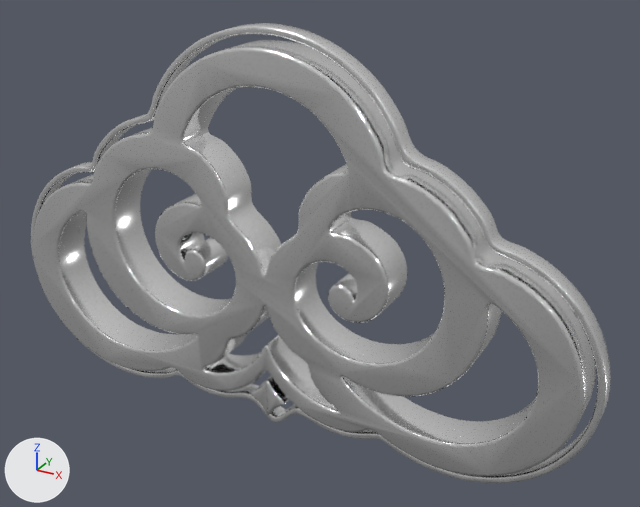
An edit to the glTF model public/cinema2/models/dvydrm-logo.glb, drawn before and after from the same camera.
One viewpoint serves both versions: a 50 mm lens placed at (1.292, -2.071, 1.025), pointed at (0.131, 0.039, -0.03). The lights are fixed; the arrows at lower left show +X, +Y and +Z. The first picture is the older version.

Names of what the first picture shows: 'body', 'outline', 'star'.
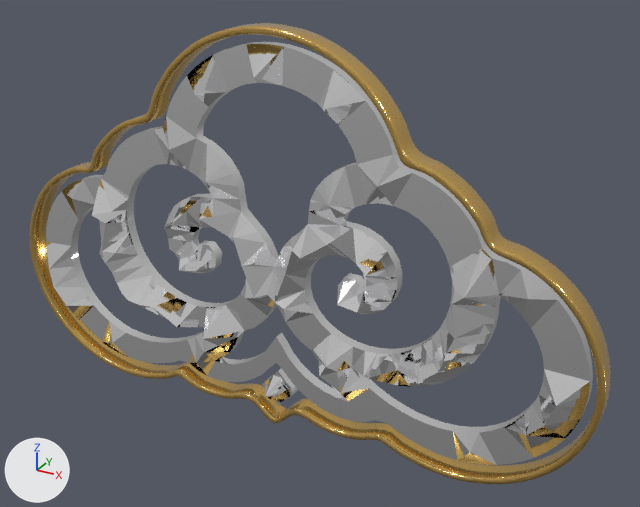
Pixel boxes [x1, y1, x2, y2] of what changed, in the pictures (640 x 507 px):
'body', deleted
    before: [33, 40, 596, 476]
'crystal', added
    after: [45, 42, 593, 465]
'outline', recoloured
    both: [31, 23, 611, 483]
'star', deleted
    before: [252, 375, 289, 415]

Patch to the scene script:
```diff
--- a/public/cinema2/models/dvydrm-logo.glb.py
+++ b/public/cinema2/models/dvydrm-logo.glb.py
@@ mat_outline @@
 mat_outline = principled_material('outline')
-mat_outline.base_color = (1.0, 1.0, 1.0)  # white #ffffff
+mat_outline.base_color = (0.86, 0.55, 0.16)  # orange #efc46f
 mat_outline.metallic = 1.0
@@ mat_crystal @@
+mat_crystal = principled_material('crystal')
+mat_crystal.base_color = (0.97, 0.97, 0.98)  # white #fcfcfd
+mat_crystal.metallic = 1.0
+mat_crystal.roughness = 0.05
@@ me_crystal @@
+me_crystal.from_pydata(...)  # 1016 vertices, 2048 faces; spans x -0.95..0.95, y -0.11..0.03, z -0.58..0.58
+me_crystal.materials.append(mat_crystal)  # white #fcfcfd
@@ ob_body @@
-ob_body = bpy.data.objects.new('body', me_body)
-ob_body.location = (0.0, 0.0, 0.0)
@@ ob_star @@
-ob_star = bpy.data.objects.new('star', me_star)
-ob_star.location = (0.0, 0.0, 0.0)
@@ ob_crystal @@
+ob_crystal = bpy.data.objects.new('crystal', me_crystal)
+ob_crystal.location = (0.0, 0.0, 0.0)
```
